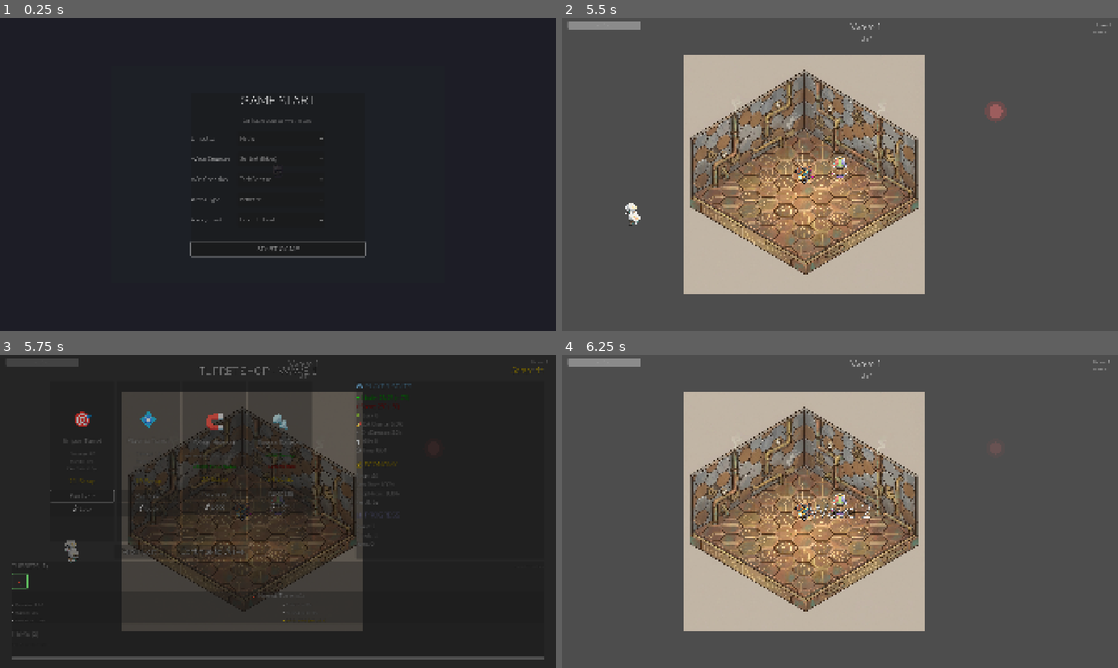
Above: before the commit, frames 1-4 (two rows, left to right).
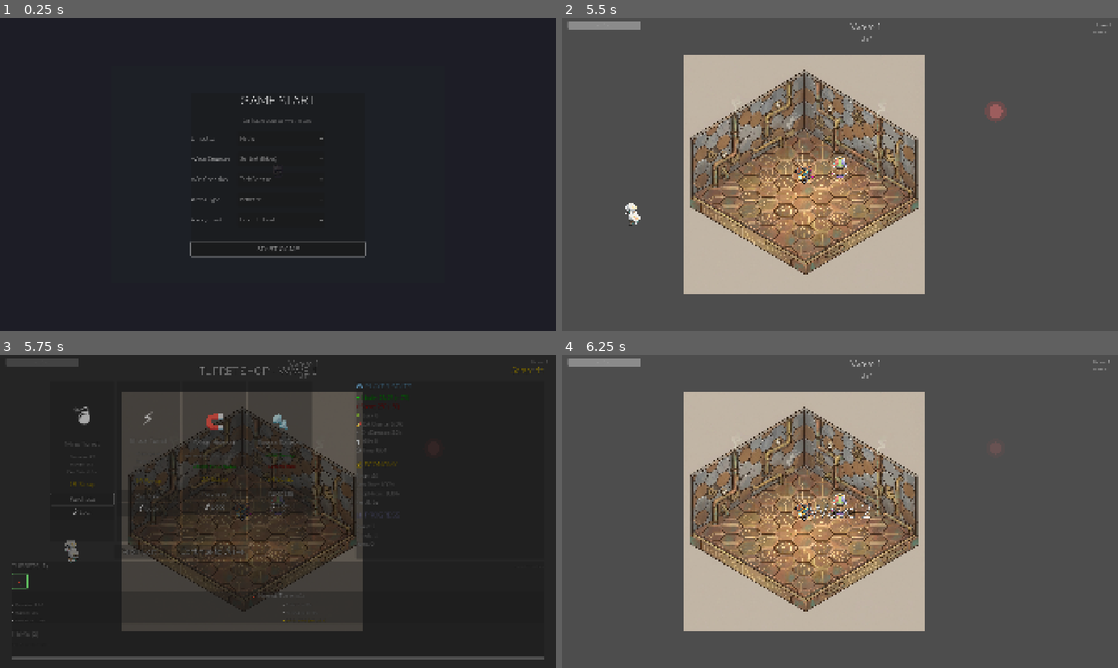
Above: after the commit, the same moments.

Repository: arebolledo2/turret-game
Game: Godot game, scene res://scenes/main.tscn
Two runs of this game, one before a commit and one after it. Both use one fixed random seed, a clock stepped at 60 frames per second and the inputs below.
Inputs (mouse positions are in pixels of both pictures, inside the frame that each line leads up to):
- Up to frame 1 (0.25 s): no input
- Up to frame 2 (5.5 s): click "START GAME" at 0.5 s; tap Enter at 1.25 s; move the mouse to (962, 158) at 1.27 s; hold D (move_right) 1.28-2 s; tap F (pickup_turret) at 1.35 s; click (962, 158) at 1.42 s; drag from (728, 190) to (840, 174) at 2.02 s; move the mouse to (895, 105) at 2.77 s; hold D (move_right) 2.78-3.5 s; hold Shift 2.78-3.5 s; drag from (812, 237) to (673, 127) at 3.52 s; move the mouse to (1006, 221) at 4.27 s; hold A (move_left) 4.28-5 s; tap Ctrl at 4.35 s; tap Escape (pause) at 4.9 s; click "Skip Wave (Debug)" at 5 s
- Up to frame 3 (5.75 s): no input
- Up to frame 4 (6.25 s): click "Continue to Wave" at 5.75 s

Frames 1-2 are identical in both runs. In frame 3, 0.4% of the frame differs, in the area x 9-29%, y 16-52%; in frame 4, nothing differs.

Commit message:
feat: add melee and deployable attack styles to turret combat
Implement support for melee and deployable (mine) turret attack styles in
the `TurretCombat` component.

- Added state management for melee rotation, hitboxes, and hit cooldowns.
- Implemented `_setup_melee_hitbox` to create and configure collision
  areas for melee turrets.
- Added `_process_melee_rotation` to handle continuous weapon rotation.
- Added logic to handle damage application, critical hits, and
  knockback for melee collisions.
- Preloaded mine scenes for deployable turret types.
- Updated the combat process and fire logic to branch based on the
  configured attack style.

Diff:
--- /dev/null
+++ b/scenes/mine.tscn
@@ -0,0 +1,8 @@
+[gd_scene load_steps=2 format=3 uid="uid://mine_scene_001"]
+
+[ext_resource type="Script" path="res://scripts/mine.gd" id="1_mine"]
+
+[node name="Mine" type="Area2D"]
+collision_layer = 0
+collision_mask = 32
+script = ExtResource("1_mine")
--- a/scripts/components/turret_combat.gd
+++ b/scripts/components/turret_combat.gd
@@ -23,6 +23,15 @@
 var fire_timer: Timer = null
 var projectile_scene: PackedScene
 
+# Melee state
+var melee_rotation: float = 0.0
+var melee_hitbox: Area2D = null
+var melee_hit_cooldowns: Dictionary = {}
+
+# Deployable (mine) state
+var active_mines: Array = []
+var mine_scene: PackedScene = null
+
 func initialize(p_turret: Node2D, p_turret_type: String, p_stats: Dictionary) -> void:
 	"""Initialize component with required references."""
 	turret = p_turret
@@ -39,6 +48,14 @@
 	_update_fire_timer()
 	fire_timer.timeout.connect(_on_fire_timer_timeout)
 	turret.add_child(fire_timer)
+
+	# Setup melee hitbox if this is a melee turret
+	if TurretRegistry.has_attack_style(turret_type, GameEnums.AttackStyle.MELEE):
+		_setup_melee_hitbox()
+
+	# Preload mine scene if deployable turret
+	if TurretRegistry.has_attack_style(turret_type, GameEnums.AttackStyle.DEPLOYABLE):
+		mine_scene = preload("res://scenes/mine.tscn")
 
 func update_stats(new_stats: Dictionary) -> void:
 	"""Update stats cache and fire timer."""
@@ -56,6 +73,11 @@
 
 func process() -> void:
 	"""Process combat logic (targeting and firing)."""
+	# Handle melee rotation
+	if TurretRegistry.has_attack_style(turret_type, GameEnums.AttackStyle.MELEE):
+		_process_melee_rotation(get_process_delta_time())
+		return # Skip normal targeting
+
 	find_target()
 
 	# Fire if target is in range and can fire
@@ -142,7 +164,11 @@
 	var turret_def = TurretRegistry.get_type(turret_type)
 	var attack_styles = turret_def.get("attack_styles", [])
 
-	if GameEnums.AttackStyle.PROJECTILE in attack_styles:
+	if GameEnums.AttackStyle.MELEE in attack_styles:
+		return # Melee is passive, no firing action
+	elif GameEnums.AttackStyle.DEPLOYABLE in attack_styles:
+		_fire_deployable()
+	elif GameEnums.AttackStyle.PROJECTILE in attack_styles:
 		_fire_projectile()
 	elif GameEnums.AttackStyle.CHAIN in attack_styles:
 		_fire_chain()
@@ -419,3 +445,126 @@
 func _on_fire_timer_timeout() -> void:
 	"""Re-enable firing after cooldown."""
 	can_fire = true
+
+# Melee turret functions
+
+func _setup_melee_hitbox() -> void:
+	"""Setup collision area for melee turret."""
+	melee_hitbox = Area2D.new()
+	melee_hitbox.name = "MeleeHitbox"
+
+	# Set collision layers: projectile layer (4) to hit enemy hurtboxes (32)
+	melee_hitbox.collision_layer = 4
+	melee_hitbox.collision_mask = 32
+
+	# Create rectangular collision shape for the bat
+	var collision_shape = CollisionShape2D.new()
+	var rect_shape = RectangleShape2D.new()
+	var swing_radius = stats.get("range", 80.0)
+	rect_shape.size = Vector2(swing_radius * 0.3, swing_radius) # Thin bat
+	collision_shape.shape = rect_shape
+	collision_shape.position = Vector2(swing_radius / 2, 0) # Offset from center
+
+	melee_hitbox.add_child(collision_shape)
+	turret.add_child(melee_hitbox)
+
+	# Connect collision signal
+	melee_hitbox.area_entered.connect(_on_melee_hit)
+
+func _on_melee_hit(hurtbox: Area2D) -> void:
+	"""Handle melee collision with enemy hurtbox."""
+	if not hurtbox.is_in_group("enemy_hurtbox"):
+		return
+
+	var enemy = hurtbox.get_parent()
+	if not enemy or not enemy.is_in_group("enemies"):
+		return
+
+	# Cooldown check (0.3 second cooldown per enemy)
+	var enemy_id = enemy.get_instance_id()
+	var current_time = Time.get_ticks_msec() / 1000.0
+	if melee_hit_cooldowns.has(enemy_id):
+		if current_time - melee_hit_cooldowns[enemy_id] < 0.3:
+			return
+	melee_hit_cooldowns[enemy_id] = current_time
+
+	# Roll for crit
+	var is_crit := TurretStatsService.roll_turret_crit()
+	var base_damage := float(stats.get("damage", 8.0))
+	var final_damage := base_damage
+	if is_crit:
+		final_damage = TurretStatsService.calculate_turret_crit_damage(base_damage)
+
+	# Apply damage
+	if enemy.has_method("take_damage"):
+		enemy.take_damage(final_damage, is_crit)
+
+	# Apply knockback
+	var knockback_force = stats.get("knockback_force", 80.0)
+	if knockback_force > 0 and enemy.has_method("apply_knockback"):
+		var knockback_dir = turret.global_position.direction_to(enemy.global_position)
+		enemy.apply_knockback(knockback_force, knockback_dir)
+
+	Events.turret_fired.emit(turret) # For stats tracking
+
+func _process_melee_rotation(delta: float) -> void:
+	"""Continuously rotate melee weapon."""
+	var rotation_rate = stats.get("rotation_rate", 360.0)
+	melee_rotation += rotation_rate * delta
+
+	if melee_rotation >= 360.0:
+		melee_rotation -= 360.0
+
+	# Apply rotation to hitbox and turret sprite
+	if melee_hitbox:
+		melee_hitbox.rotation_degrees = melee_rotation
+
+	# Rotate the entire turret to show spinning
+	turret.rotation_degrees = melee_rotation
+
+# Mine turret functions
+
+func _fire_deployable() -> void:
+	"""Deploy a mine within turret range."""
+	if mine_scene == null:
+		return
+
+	# Check max mines limit
+	var max_mines = int(stats.get("max_mines", 5))
+	_clean_invalid_mines()
+
+	if active_mines.size() >= max_mines:
+		# At capacity, don't spawn
+		return
+
+	# Random position within range
+	var deploy_range = stats.get("range", 150.0)
+	var angle = randf() * TAU
+	var distance = randf() * deploy_range
+	var spawn_offset = Vector2(cos(angle), sin(angle)) * distance
+	var spawn_pos = turret.global_position + spawn_offset
+
+	# Spawn mine
+	var mine = mine_scene.instantiate()
+	var parent = turret.get_tree().current_scene if turret.get_tree().current_scene else turret.get_tree().root
+	parent.add_child(mine)
+	mine.global_position = spawn_pos
+
+	# Setup mine with stats
+	var damage = stats.get("damage", 15.0)
+	var explosive_radius = stats.get("explosive_radius", 70.0)
+	var proximity_radius = stats.get("proximity_radius", 40.0)
+	var knockback = stats.get("knockback_force", 150.0)
+	mine.setup(damage, explosive_radius, proximity_radius, knockback, turret)
+
+	active_mines.append(mine)
+
+func _clean_invalid_mines() -> void:
+	"""Remove mines that have been destroyed."""
+	active_mines = active_mines.filter(func(m): return is_instance_valid(m))
+
+func _on_mine_exploded(mine: Node2D) -> void:
+	"""Remove exploded mine from active mines."""
+	var idx = active_mines.find(mine)
+	if idx >= 0:
+		active_mines.remove_at(idx)
--- a/scripts/components/turret_visuals.gd
+++ b/scripts/components/turret_visuals.gd
@@ -95,6 +95,10 @@
 			_setup_sniper_visuals()
 		"tesla":
 			_setup_tesla_visuals()
+		"melee":
+			_setup_melee_visuals()
+		"mine":
+			_setup_mine_visuals()
 		_:
 			_setup_icon_fallback()
 
@@ -552,7 +556,7 @@
 		return
 
 	# All static sprite turrets have idle animation
-	var static_sprite_types = ["normal", "fire", "shock", "sniper", "tesla", "plasma"]
+	var static_sprite_types = ["normal", "fire", "shock", "sniper", "tesla", "plasma", "melee", "mine"]
 	if turret_type in static_sprite_types:
 		_start_idle_bounce()
 
@@ -590,3 +594,13 @@
 	else:
 		idle_tween.tween_property(visual_node, "scale", Vector2(scale_x, scale_y_up), 0.6)
 		idle_tween.tween_property(visual_node, "scale", Vector2(scale_x, scale_y_down), 0.6)
+
+
+func _setup_melee_visuals() -> void:
+	"""Setup melee turret visuals using basic turret sprite."""
+	_setup_normal_visuals()
+
+
+func _setup_mine_visuals() -> void:
+	"""Setup mine turret visuals using basic turret sprite."""
+	_setup_normal_visuals()
--- a/scripts/data/game_enums.gd
+++ b/scripts/data/game_enums.gd
@@ -7,7 +7,7 @@
 enum Difficulty {EASY, MEDIUM, HARD}
 
 # Attack style tags - how damage is delivered
-enum AttackStyle {PROJECTILE, INSTANT, AOE, CHAIN}
+enum AttackStyle {PROJECTILE, INSTANT, AOE, CHAIN, MELEE, DEPLOYABLE}
 
 # Damage type tags - elemental classification
 enum DamageType {PHYSICAL, FIRE, ELECTRIC, PLASMA}
--- /dev/null
+++ b/scripts/mine.gd
@@ -0,0 +1,162 @@
+extends Area2D
+class_name Mine
+
+## Proximity mine deployed by mine turrets
+## Explodes when enemy enters proximity radius
+
+var damage: float = 15.0
+var explosive_radius: float = 70.0
+var proximity_radius: float = 40.0
+var knockback_force: float = 150.0
+var deployer_turret: Node2D = null # Track parent turret
+var is_armed: bool = false # Short delay before arming
+
+# Visual components
+var sprite: Sprite2D = null
+var proximity_indicator: Polygon2D = null
+var arming_timer: Timer = null
+
+func _ready() -> void:
+	# Set collision layers
+	collision_layer = 0 # No layer
+	collision_mask = 32 # Detect enemy hurtboxes
+
+	# Setup visuals
+	_setup_visuals()
+
+	# Arm after short delay
+	arming_timer = Timer.new()
+	arming_timer.wait_time = 0.5
+	arming_timer.one_shot = true
+	arming_timer.timeout.connect(_on_armed)
+	add_child(arming_timer)
+	arming_timer.start()
+
+	# Connect collision
+	area_entered.connect(_on_area_entered)
+
+func setup(p_damage: float, p_explosive_radius: float, p_proximity_radius: float, p_knockback: float, p_deployer: Node2D) -> void:
+	"""Initialize mine with stats."""
+	damage = p_damage
+	explosive_radius = p_explosive_radius
+	proximity_radius = p_proximity_radius
+	knockback_force = p_knockback
+	deployer_turret = p_deployer
+
+	# Update collision shape to match proximity radius
+	if has_node("CollisionShape2D"):
+		var col_shape = get_node("CollisionShape2D")
+		if col_shape.shape is CircleShape2D:
+			col_shape.shape.radius = proximity_radius
+
+func _setup_visuals() -> void:
+	"""Create mine visuals."""
+	# Main sprite (small circle)
+	sprite = Sprite2D.new()
+	sprite.texture = _create_circle_texture(8, Color("DD4444"))
+	add_child(sprite)
+
+	# Proximity indicator (ring)
+	proximity_indicator = Polygon2D.new()
+	var points = PackedVector2Array()
+	for i in range(32):
+		var angle = i * TAU / 32.0
+		points.append(Vector2(cos(angle), sin(angle)) * proximity_radius)
+	proximity_indicator.polygon = points
+	proximity_indicator.color = Color("DD4444")
+	proximity_indicator.color.a = 0.15
+	add_child(proximity_indicator)
+	proximity_indicator.visible = false # Show only when armed
+
+	# Collision shape
+	var collision_shape = CollisionShape2D.new()
+	var circle = CircleShape2D.new()
+	circle.radius = proximity_radius
+	collision_shape.shape = circle
+	add_child(collision_shape)
+
+func _create_circle_texture(radius: int, color: Color) -> ImageTexture:
+	"""Create a simple circle texture."""
+	var img = Image.create(radius * 2, radius * 2, false, Image.FORMAT_RGBA8)
+	for x in range(radius * 2):
+		for y in range(radius * 2):
+			var dist = Vector2(x - radius, y - radius).length()
+			if dist <= radius:
+				img.set_pixel(x, y, color)
+	return ImageTexture.create_from_image(img)
+
+func _on_armed() -> void:
+	"""Mine is now armed and can explode."""
+	is_armed = true
+	proximity_indicator.visible = true
+	# Pulse animation
+	var tween = create_tween()
+	tween.set_loops()
+	tween.tween_property(sprite, "modulate:a", 0.5, 0.5)
+	tween.tween_property(sprite, "modulate:a", 1.0, 0.5)
+
+func _on_area_entered(hurtbox: Area2D) -> void:
+	"""Triggered when enemy enters proximity."""
+	if not is_armed:
+		return
+
+	if not hurtbox.is_in_group("enemy_hurtbox"):
+		return
+
+	explode()
+
+func explode() -> void:
+	"""Detonate mine and damage enemies in radius."""
+	var enemies = get_tree().get_nodes_in_group("enemies")
+	var explosion_pos = global_position
+
+	# Roll crit once for entire explosion
+	var is_crit := TurretStatsService.roll_turret_crit()
+	var final_damage := damage
+	if is_crit:
+		final_damage = TurretStatsService.calculate_turret_crit_damage(damage)
+
+	for enemy in enemies:
+		if not is_instance_valid(enemy):
+			continue
+
+		var distance = explosion_pos.distance_to(enemy.global_position)
+		if distance <= explosive_radius:
+			if enemy.has_method("take_damage"):
+				enemy.take_damage(final_damage, is_crit)
+
+			# Apply knockback
+			if knockback_force > 0 and enemy.has_method("apply_knockback"):
+				var knockback_dir = explosion_pos.direction_to(enemy.global_position)
+				enemy.apply_knockback(knockback_force, knockback_dir)
+
+	# Visual explosion effect
+	Events.aoe_explosion.emit(explosion_pos, explosive_radius, final_damage)
+	_spawn_explosion_effect()
+
+	# Notify deployer turret
+	if deployer_turret and deployer_turret.has_method("on_mine_exploded"):
+		deployer_turret.on_mine_exploded(self)
+
+	queue_free()
+
+func _spawn_explosion_effect() -> void:
+	"""Spawn visual explosion."""
+	var viz = Polygon2D.new()
+	var points = PackedVector2Array()
+	for i in range(32):
+		var angle = i * TAU / 32.0
+		points.append(Vector2(cos(angle), sin(angle)) * explosive_radius)
+	viz.polygon = points
+	viz.color = Color("FF6633")
+	viz.color.a = 0.5
+	viz.global_position = global_position
+
+	var parent = get_tree().current_scene if get_tree().current_scene else get_tree().root
+	parent.add_child(viz)
+
+	var tween = viz.create_tween()
+	tween.set_parallel(true)
+	tween.tween_property(viz, "scale", Vector2.ONE * 1.3, 0.25)
+	tween.tween_property(viz, "modulate:a", 0.0, 0.25)
+	tween.chain().tween_callback(viz.queue_free)
--- a/scripts/registries/turret_registry.gd
+++ b/scripts/registries/turret_registry.gd
@@ -11,6 +11,8 @@
 	"plasma": Color("AA44DD"),
 	"shock": Color("DDDD44"),
 	"tesla": Color("44DDDD"),
+	"melee": Color("999999"),
+	"mine": Color("DD8844"),
 }
 
 # Base prices for turret types
@@ -21,6 +23,8 @@
 	"plasma": 16,
 	"shock": 14,
 	"tesla": 17,
+	"melee": 12,
+	"mine": 15,
 }
 
 const TYPES: Dictionary = {
@@ -120,6 +124,38 @@
 			"chain_decay": 0.7,
 		}
 	},
+	"melee": {
+		"name": "Melee Turret",
+		"icon": "⚔️",
+		"description": "Spinning bat that damages and knocks back enemies on contact.",
+		"attack_styles": [GameEnums.AttackStyle.MELEE],
+		"damage_types": [GameEnums.DamageType.PHYSICAL],
+		"base_stats": {
+			"damage": 8.0,
+			"fire_rate": 0.0,
+			"range": 80.0,
+			"rotation_speed": 0.0,
+			"rotation_rate": 360.0,
+			"knockback_force": 80.0,
+		}
+	},
+	"mine": {
+		"name": "Mine Turret",
+		"icon": "💣",
+		"description": "Deploys proximity mines that explode when enemies approach.",
+		"attack_styles": [GameEnums.AttackStyle.DEPLOYABLE],
+		"damage_types": [GameEnums.DamageType.PHYSICAL],
+		"base_stats": {
+			"damage": 15.0,
+			"fire_rate": 0.33,
+			"range": 150.0,
+			"rotation_speed": 0.0,
+			"explosive_radius": 70.0,
+			"proximity_radius": 40.0,
+			"max_mines": 5,
+			"knockback_force": 150.0,
+		}
+	},
 }
 
 
--- a/scripts/turret.gd
+++ b/scripts/turret.gd
@@ -152,6 +152,11 @@
 	if visuals:
 		visuals.hide_range()
 
+func on_mine_exploded(mine: Node2D) -> void:
+	"""Called when a mine explodes to remove it from tracking."""
+	if combat:
+		combat._on_mine_exploded(mine)
+
 # Property facades for external access
 var target: Node2D:
 	get:
Not shown, added: scripts/mine.gd.uid
